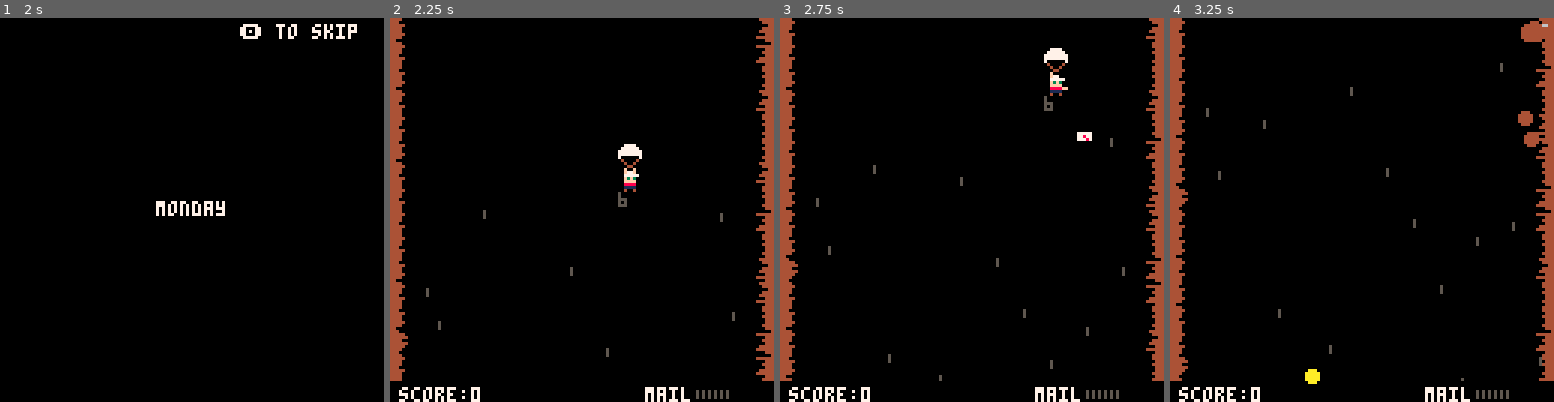
Above: before the commit, frames 1-4 (left to right).
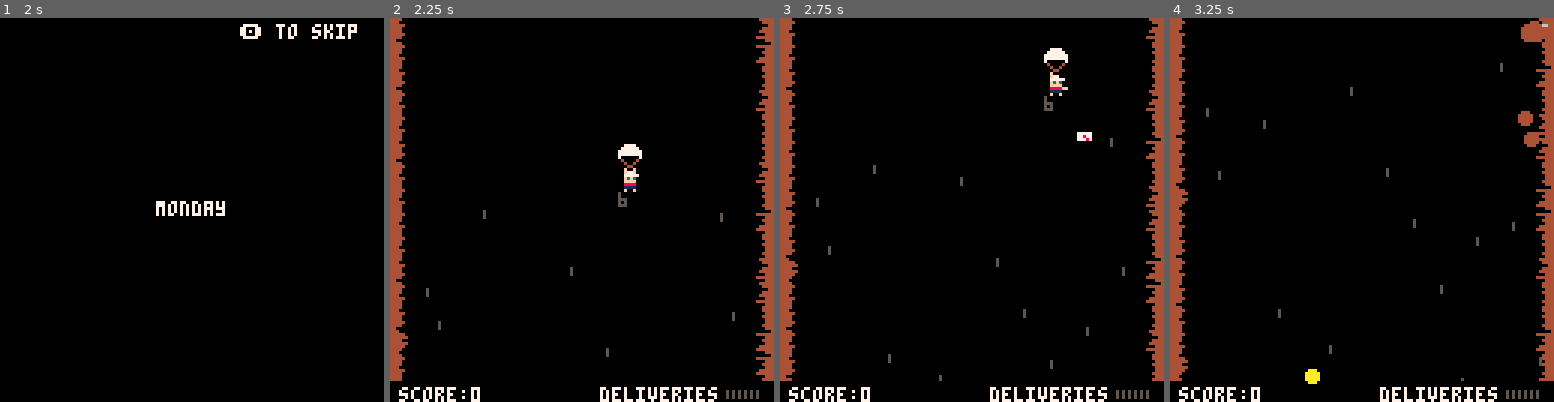
Above: after the commit, the same moments.

Repository: sugarvoid/down-mail
Game: PICO-8 cartridge down_mail.p8
Two runs of this game, one before a commit and one after it. Both use one fixed random seed, a clock stepped at 60 frames per second and the inputs below.
Inputs:
- Up to frame 1 (2 s): tap X (X key) at 0.33, 1.07, 1.85 s; tap O (Z key) at 0.7, 1.7 s; hold Right from 1.6 s (still down)
- Up to frame 2 (2.25 s): release Right at 2.1 s; tap O (Z key) at 2.1 s; hold Up from 2.15 s (still down)
- Up to frame 3 (2.75 s): release Up at 2.42 s; hold Right from 2.47 s (still down); tap O (Z key) at 2.5 s
- Up to frame 4 (3.25 s): tap O (Z key) at 2.9 s; tap X (X key) at 2.97 s; release Right at 3.03 s; hold Left from 3.08 s (still down)

Frame 1 is identical in both runs. In frame 2, 0.8% of the frame differs, in the area x 54-97%, y 44-100%; in frame 3, 0.8%; in frame 4, 0.8%.

Commit message:
Minor clean up

Diff:
--- a/src/letter.lua
+++ b/src/letter.lua
@@ -22,15 +22,17 @@
         for mb in all(mailboxes) do
             if is_colliding(self, mb) and not mb.damaged and mb.empty then
 
-                sfx(8)
+
                 if self.x < mb.x then
                     if mb.facing_l then
+                        sfx(8)
                         mb:on_good_letter(self.score_mul)
                     else
                         explode(self.x, self.y, 2, 2, 7, 10)
                     end
                 else
                     if not mb.facing_l then
+                        sfx(8)
                         mb:on_good_letter(self.score_mul)
                     else
                         explode(self.x, self.y, 2, 2, 7, 10)
--- a/src/lizard.lua
+++ b/src/lizard.lua
@@ -57,7 +57,7 @@
         self.tmr_move -= 1 -- math.clamp(0, self.tmr_move - 1, 90)
         self.tmr_throw -= 1 --math.clamp(0, self.tmr_throw - 1, 90)
 
-        if self.tmr_move <= 0 then
+        if self.tmr_move <= 0 and self.agro < 3 then
             self:move( randi_rang(y_range[1], y_range[2]))
         end
 
@@ -113,6 +113,7 @@
 
 function lizard:throw_skull()
     --self.curr_animation = self.animations["throw"]
+    sfx(17)
     self.tmr_throw = throw_times[self.agro]
     spawn_skull(self.skull_x, self.y, p1, self.facing_r)
 end
--- a/src/mailbox.lua
+++ b/src/mailbox.lua
@@ -16,9 +16,6 @@
     _mb.dir = 0
     _mb.dx = 1.3
     _mb.speed = rnd({0.7, 0.9, 1.4 })
-
-
-
     add(mailboxes, _mb)
     update_lane(lane, true)
     reset_mb_timer()
@@ -57,10 +54,6 @@
     pal()
     spr(37, self.x, self.y + 8)
 end
-
--- function mailbox:in_range(x_val)
---     return x_val >= self.x - 10 and x_val <= self.x + 10
--- end
 
 function is_customer(col)
     for v in all(customers) do
@@ -107,8 +100,6 @@
     self.speed = 4
 end
 
-
-
 function reset_mb_timer()
     next_mb = 70 + rnd(10)
 end
--- a/src/main.lua
+++ b/src/main.lua
@@ -408,27 +408,24 @@
     end
 end
 
+
 function draw_gui()
     rectfill(0, 121, 128, 128, 0)
     print("score:" .. score, 3, 123, 7)
-    --print("CUSTOMERS", 30, 123, 7)
-
-    --print(days[day], 85, 123, 7)
-    print("mail", 85, 123, 7)
+    print("deliveries", 70, 123, 7)
     for i = 1, deliveries_needed, 1 do
-        pset(100 + (2 * i), 124, 5)
-        pset(100 + (2 * i), 125, 5)
-        pset(100 + (2 * i), 126, 5)
+        pset(110 + (2 * i), 124, 5)
+        pset(110 + (2 * i), 125, 5)
+        pset(110 + (2 * i), 126, 5)
     end
     for i = 1, (deliveries[1]+deliveries[2]), 1 do
-        pset(100 + (2 * i), 124, 7)
-        pset(100 + (2 * i), 125, 7)
-        pset(100 + (2 * i), 126, 7)
+        pset(110 + (2 * i), 124, 7)
+        pset(110 + (2 * i), 125, 7)
+        pset(110 + (2 * i), 126, 7)
     end
     if reminder then
         for k, v in pairs(customers) do
             pal(6, v)
-            --sspr(32, 8, 8, 8, 25+(4*k), 88, 4, 4)
             spr(21, 38 + (8 * k), 122)
             pal()
         end
@@ -443,20 +440,13 @@
 
 function advance_day()
     day += 1
-
-
-
-
-    -- TODO: Set customer tables
     rings = {}
     intro_t = 30 * 6
     day_t = 30 * 6
     post_t = 30 * 6
     set_customers()
     p1 = init_player()
-    -- TODO: Reset player's health, position and letter stock
-    deliveries_left = deliveries_needed --TODO: Maybe increase as the week goes on
-
+    deliveries_left = deliveries_needed
     g_state = gamestates.post_day
     init_wind()
 end
@@ -565,13 +555,6 @@
     end
 end
 
-function in_range(x_val)
-    if x_val >= 1 and x_val <= 20 then
-        print 'it is!'
-    end
-end
-
-
 function screen_shake()
     local fade = 0.95
     local offset_x=16-rnd(32)
--- a/src/player.lua
+++ b/src/player.lua
@@ -5,18 +5,16 @@
 
 function init_player()
     local _p = setmetatable({}, player)
-    _p.type = "player"
     _p.x = 54
     _p.y = 54
     _p.w = 8
     _p.h = 8
-    --_p.score = 0
     _p.letters = 12
     _p.max_letter = 12
     _p.selected_letter = 0
     _p.is_alive = true
-    _p.sprite_a = 1
-    _p.sprite_b = 2
+    _p.sprite_a = 5
+    _p.sprite_b = 6
     _p.img = nil
     _p.facing_l = false
     _p.is_chute_open = true
@@ -25,7 +23,6 @@
     _p.life = max_health
     _p.thr_anmi = 0
     _p.move_speed = 1.5
-    _p.twister_count = 0
     _p.speed = 1
     _p.accel = 0.1
     return _p
@@ -49,6 +46,12 @@
         spr(49, self.x, self.y)
     end
     print(deliveries_left, self.x, self.y+8)
+    if self.life >= 2 then
+        spr(18, self.x, self.y, 1, 1, self.facing_l)
+    end
+    if self.life == 3 then
+        spr(17, self.x, self.y, 1, 1, self.facing_l)
+    end
 end
 
 function player:update_chute(open)
@@ -148,8 +151,8 @@
     self.chute_open_spr += 1
     --self.chute = 39
     sfx(16)
-    self.sprite_a += 2
-    self.sprite_b += 2
+   -- self.sprite_a += 2
+    --self.sprite_b += 2
     if p1.life == 0 then
         sfx(11)
         end_text = endings[2]
--- a/src/skull.lua
+++ b/src/skull.lua
@@ -35,6 +35,7 @@
 
     if self.x<=8 or self.x>=120 then
         explode(self.x,self.y,3,4,5)
+        sfx(18)
         del(objects.front,self)
     end
 end
--- a/src/twister.lua
+++ b/src/twister.lua
@@ -45,14 +45,14 @@
     if self.target then
         local _newangle = atan2(self.target.x - self.x, self.target.y - self.y)
 
-        if _newangle <= 0.3 then
-            local _t = self.target.type
-            if _t == "exit" then
-                del(twisters, self)
-            elseif _t == "player" then
-                -- p1.move_speed = 0.5
-            end
-        end
+        -- if _newangle <= 0.3 then
+        --     local _t = self.target.type
+        --     if _t == "exit" then
+        --         del(twisters, self)
+        --     elseif _t == "player" then
+        --         -- p1.move_speed = 0.5
+        --     end
+        -- end
 
         self.angle = angle_lerp(self.angle, _newangle, self.prox)
         self.x += self.speed * cos(self.angle)
Not shown, changed: the sound effects (__sfx__) section of down_mail.p8
